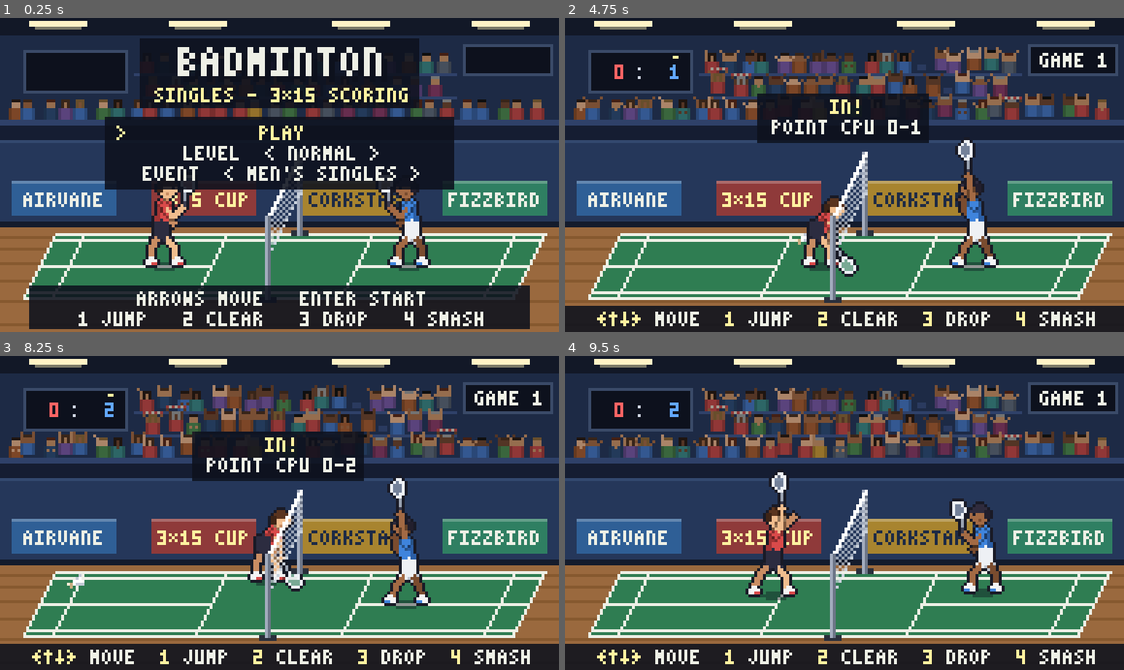
Above: before the commit, frames 1-4 (two rows, left to right).
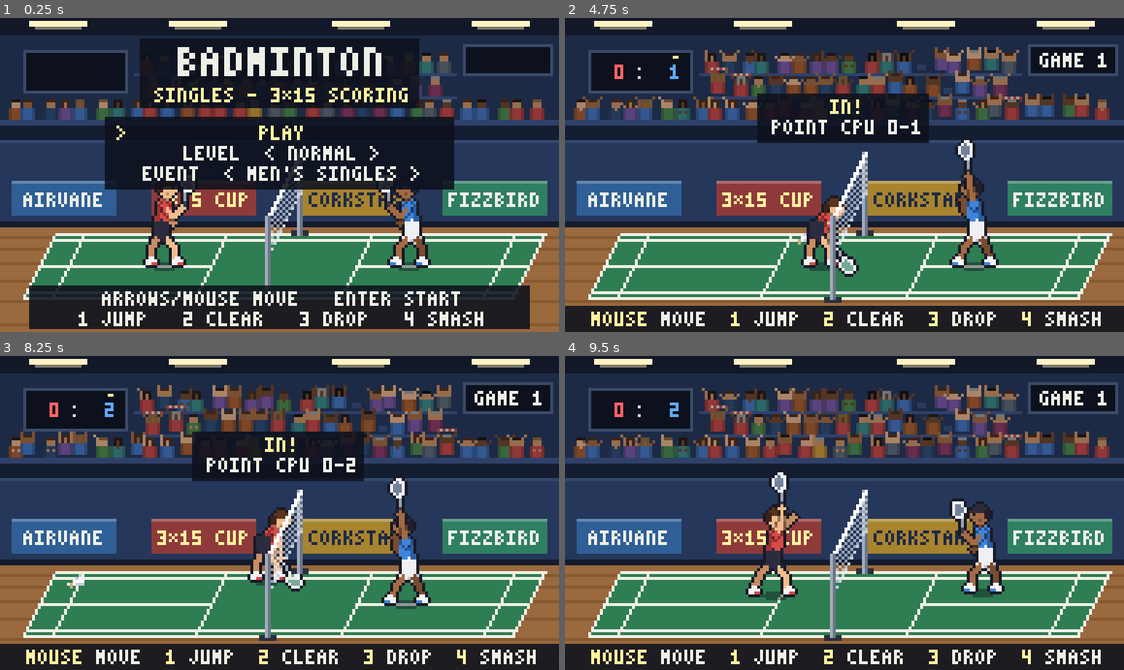
Above: after the commit, the same moments.

Repository: totopoloco/badminton-game
Game: Godot game, scene res://main.tscn
Two runs of this game, one before a commit and one after it. Both use one fixed random seed, a clock stepped at 60 frames per second and the inputs below.
Inputs (mouse positions are in pixels of both pictures, inside the frame that each line leads up to):
- Up to frame 1 (0.25 s): no input
- Up to frame 2 (4.75 s): tap Enter (start) at 0.5 s; move the mouse to (967, 159) at 0.52 s; hold Right (right) 0.53-1.28 s; tap H (keys) at 0.6, 1.55, 2.3, 3.05, 3.6, 4.55 s; tap 1 (jump) at 0.77, 1.52, 3.02, 3.77, 4.52 s; move the mouse to (732, 190) at 1.27 s; hold Down (down) 1.28-2.03 s; tap 2 (clear) at 1.35 s; move the mouse to (900, 105) at 2.02 s; hold Right (right) 2.03-2.78 s; tap N (crowd) at 2.1 s; move the mouse to (816, 237) at 2.77 s; hold Up (up) 2.78-3.53 s; tap 3 (drop) at 2.85 s; move the mouse to (1012, 222) at 3.52 s; hold Left (left) from 3.53 s (still down); move the mouse to (676, 127) at 4.27 s; tap 4 (smash) at 4.35 s
- Up to frame 3 (8.25 s): move the mouse to (307, 513) at 5.02 s; release Left (left) at 5.03 s; hold Down (down) 5.03-5.78 s; tap Enter (start) at 5.1 s; tap H (keys) every 0.75 s from 5.3 to 7.55 s; move the mouse to (195, 434) at 5.77 s; hold Right (right) 5.78-6.53 s; tap Space at 5.85 s; tap 1 (jump) at 6.02, 6.77, 7.52 s; move the mouse to (402, 497) at 6.52 s; hold Up (up) 6.53-7.28 s; tap Z at 6.6 s; move the mouse to (167, 528) at 7.27 s; hold Right (right) 7.28-8.03 s; tap X at 7.35 s; move the mouse to (335, 443) at 8.02 s; hold Down (down) from 8.03 s (still down); tap C at 8.1 s
- Up to frame 4 (9.5 s): tap H (keys) at 8.3, 9.05 s; move the mouse to (816, 575) at 8.77 s; release Down (down) at 8.78 s; hold Left (left) from 8.78 s (still down); tap Keypad Enter at 8.85 s; tap 1 (jump) at 9.02 s

The runs differ from the first frame. In frame 1, 1.1% of the frame differs, in the area x 18-83%, y 87-92%; in frame 2, 1.5%, in the area x 4-96%, y 93-99%; in frame 3, 1.5%; in frame 4, 1.5%.

Commit message:
Move the player with the mouse

Diff:
--- a/scripts/main.gd
+++ b/scripts/main.gd
@@ -34,6 +34,7 @@
 const COL_DUST := Color("#e3d6c2a0")
 const COL_PANEL := Color("#0d111de0")
 const COL_MARK := Color("#fff2a0a0")
+const COL_POINTER := Color("#eef0e690")   # where the mouse sends the player
 const CALLS := {"IN": "IN!", "OUT": "OUT", "NET": "NET", "SHORT": "SHORT SERVE", "FAULT": "SERVICE FAULT"}
 const LEVEL_NAMES := ["EASY", "NORMAL", "HARD"]
 
@@ -81,6 +82,8 @@
 var land_dir := 1.0
 var paused := false
 var show_keys := true               # the controls bar under the court (H toggles it)
+var mouse_on := false               # the player runs to the mouse pointer (moving the mouse turns
+var mouse_travel := 0.0             # it on during play, an arrow key turns it off)
 var toast := ""                     # a short note at the top, e.g. "CROWD SOUND OFF"
 var toast_t := 0
 var ok := true
@@ -110,6 +113,7 @@
 	if not seeded:
 		rng.randomize()
 	_setup_input()
+	get_window().mouse_exited.connect(_mouse_off)
 	sfx = Sfx.new()
 	add_child(sfx)
 	if not _load_assets():
@@ -267,6 +271,7 @@
 	state_t = 0
 	rally = null
 	crowd_cheer = 0
+	_mouse_off()
 	for side in 2:
 		players[side].reset(Vector2(C.NET_X - players[side].f * C.HOME_U, 0.0))
 
@@ -426,8 +431,12 @@
 
 func _human_input(allow_shots: bool) -> void:
 	var pl = players[human]
-	pl.move_x = Input.get_axis("left", "right")
-	pl.move_y = Input.get_axis("up", "down")
+	var keys := Vector2(Input.get_axis("left", "right"), Input.get_axis("up", "down"))
+	if keys != Vector2.ZERO:
+		_mouse_off()                               # an arrow key (or the gamepad) takes over
+	var m: Vector2 = _mouse_move(pl) if mouse_on else keys
+	pl.move_x = m.x
+	pl.move_y = m.y
 	if Input.is_action_just_pressed("jump") and pl.jump():
 		sfx.play("swing", -18.0, 0.7)
 	if not allow_shots:
@@ -438,6 +447,37 @@
 			if rally.press(human, b, "", "", aim_x, pl.move_y):
 				sfx.play("swing", -12.0)
 			break
+
+
+func _unhandled_input(event: InputEvent) -> void:
+	## Moving the mouse during play hands the running to the mouse.
+	if event is InputEventMouseMotion and human >= 0 and not auto and state != St.TITLE:
+		mouse_travel += event.relative.length()    # in game pixels
+		if mouse_travel >= 2.0:
+			mouse_on = true
+
+
+func _mouse_off() -> void:
+	mouse_on = false
+	mouse_travel = 0.0
+
+
+func _mouse_target(pl) -> Vector2:
+	## The floor point under the mouse pointer, kept inside the player's half.
+	var m := get_global_mouse_position()
+	var lim: Vector2 = pl.x_limits()
+	var x := m.x - (C.GROUND - m.y) * C.SKEW       # C.screen() backwards, at height 0
+	var y := (m.y - C.ROW_C) / C.ROW_K
+	return Vector2(clampf(x, lim.x, lim.y), clampf(y, -C.Y_LIM, C.Y_LIM))
+
+
+func _mouse_move(pl) -> Vector2:
+	## Run towards the pointer, slowing down over the last few pixels.
+	var d := _mouse_target(pl) - Vector2(pl.x, pl.y)
+	var dist := d.length()
+	if dist <= 0.5:
+		return Vector2.ZERO
+	return d * (minf(1.0, dist / 6.0) / dist)
 
 
 func _serve_tick() -> void:
@@ -765,6 +805,14 @@
 		var w := 2 if rally.s.z < 25.0 else 1
 		for x in range(roundi(fp.x) - w, roundi(fp.x) + w + 1):
 			ci.draw_rect(Rect2(x, roundf(fp.y) + 1.0, 1, 1), COL_SHADOW)
+	if mouse_on and (state == St.RALLY or (state == St.SERVE and server != human)):
+		var pl = players[human]
+		var t := _mouse_target(pl)
+		if t.distance_to(Vector2(pl.x, pl.y)) > 2.0:
+			var tp := C.screen(t.x, t.y, 0.0)
+			for d in [Vector2(-2, 0), Vector2(2, 0), Vector2(-1, -1), Vector2(1, -1),
+					Vector2(-1, 1), Vector2(1, 1)]:                # a small ring on the floor
+				_px(ci, tp.x + d.x, tp.y + d.y, COL_POINTER)
 	if mark_on and state == St.RALLY:
 		var m := C.screen(land_mark.x, land_mark.y, 0.0)
 		for d in [Vector2(-2, 1), Vector2(2, 1), Vector2(-1, 0), Vector2(1, 0), Vector2(-1, 2), Vector2(1, 2)]:
@@ -947,7 +995,8 @@
 func _draw_keys(ci: CanvasItem) -> void:
 	## One line of keyboard controls on the floor strip below the court (rows
 	## 99-107, which no player, shadow or shuttle reaches); keys in gold.
-	var pairs := [["←↑↓→", "MOVE"], ["1", "JUMP"], ["2", "CLEAR"], ["3", "DROP"], ["4", "SMASH"]]
+	var pairs := [["MOUSE" if mouse_on else "←↑↓→", "MOVE"], ["1", "JUMP"], ["2", "CLEAR"],
+			["3", "DROP"], ["4", "SMASH"]]
 	if state == St.SERVE and server == human:
 		pairs = [["2", "HIGH SERVE"], ["3", "SHORT SERVE"], ["←↑↓→", "AIM"]]
 	var parts: Array = []
@@ -977,5 +1026,5 @@
 		if i == menu_row:
 			PixelFont.draw(ci, Vector2(40, 37.0 + i * 7.0), ">", COL_GOLD)
 	ci.draw_rect(Rect2(10, 92, 172, 15), COL_PANEL)
-	PixelFont.draw_centered(ci, 96.0, 94.0, "ARROWS MOVE   ENTER START", COL_TEXT)
+	PixelFont.draw_centered(ci, 96.0, 94.0, "ARROWS/MOUSE MOVE   ENTER START", COL_TEXT)
 	PixelFont.draw_centered(ci, 96.0, 101.0, "1 JUMP   2 CLEAR   3 DROP   4 SMASH", COL_TEXT)
Not shown, changed: ARCHITECTURE.md
